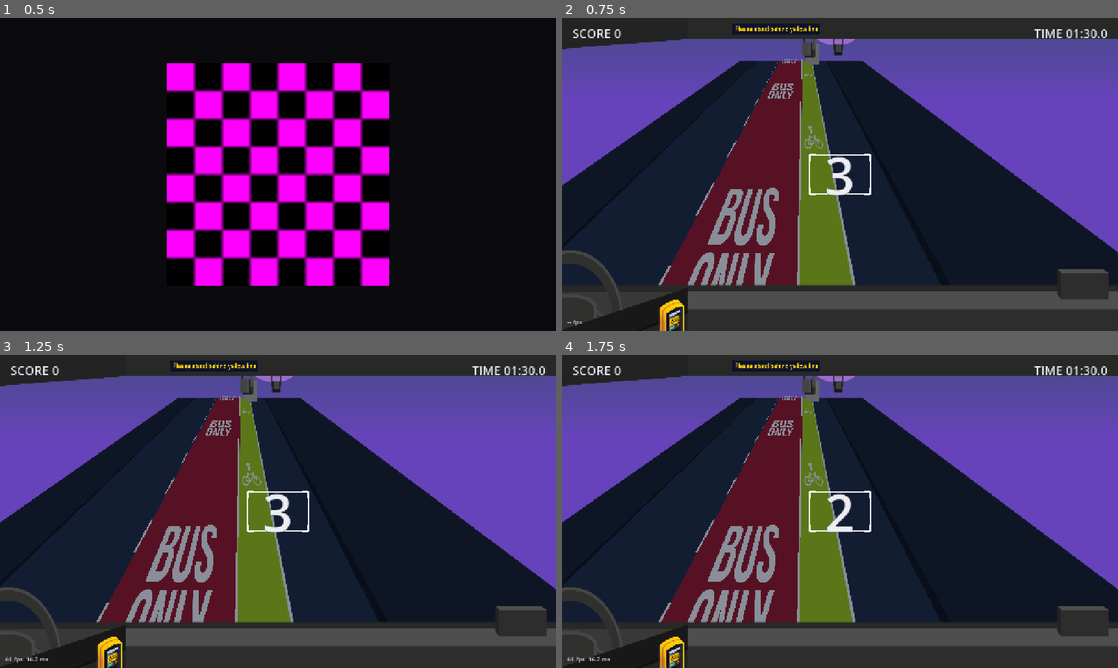
Above: before the commit, frames 1-4 (two rows, left to right).
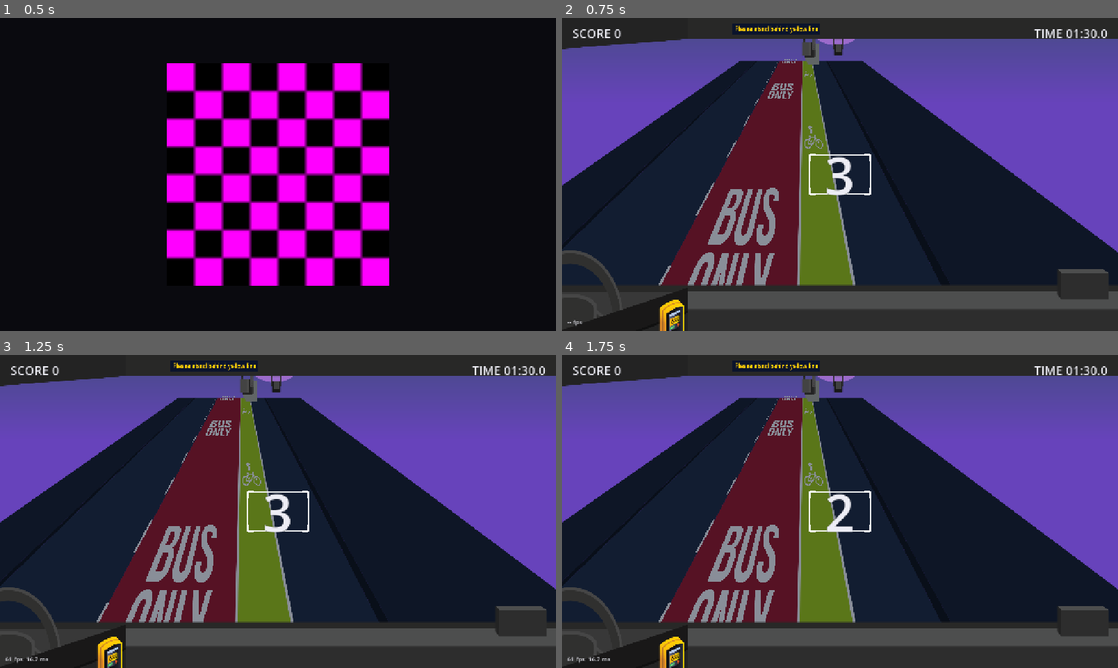
Above: after the commit, the same moments.

Repository: tkforgeworks/robo-narc
Game: Godot game, scene res://scenes/core/main.tscn
The game is run twice, just before and just after one commit, with the same random seed, the same clock (stepped at 60 frames per second) and the same inputs.
Inputs (mouse positions are in pixels of both pictures, inside the frame that each line leads up to):
- Up to frame 1 (0.5 s): no input
- Up to frame 2 (0.75 s): tap Enter at 0.5 s; move the mouse to (962, 158) at 0.52 s; hold D (move_right) from 0.53 s (still down); hold Space (capture) from 0.53 s (still down); click (962, 158) at 0.67 s
- Up to frame 3 (1.25 s): keep holding D (move_right); keep holding Space (capture)
- Up to frame 4 (1.75 s): release D (move_right) at 1.25 s; release Space (capture) at 1.25 s; drag from (728, 527) to (840, 511) at 1.27 s

Frame 1 is identical in both runs. In frame 2, 0.2% of the frame differs, in the area x 42-44%, y 13-86%; in frame 3, 0.2%; in frame 4, 0.2%.

Commit message:
road: paint the bike lane's left edge into the art like the other solid lines
A solid line never moves, so drawing it as a runtime polygon only bought
aliased edges next to the rasterized right-hand line. It is back in
road.svg as a solid polygon (same construction as the bike lane's right
edge) and RoadMarkings draws only the moving dashes and stencils.

Co-Authored-By: Claude Fable 5.1 <noreply@anthropic.com>

Diff:
--- a/assets/road/road.svg
+++ b/assets/road/road.svg
@@ -47,6 +47,7 @@
       <polygon class="cls-4" points="728.2 616.935 599.733 616.935 609.024 84.364 627.021 84.364 728.2 616.935"/>
       <polygon class="cls-5" points="928.9 616.935 728.2 616.935 627.021 84.364 655.137 84.364 928.9 616.935"/>
       <polygon class="cls-7" points="1439.258 616.935 951.589 616.935 658.316 84.364 726.634 84.364 1439.258 616.935"/>
+      <polygon class="cls-2" points="603.302 616.938 596.164 616.938 608.524 84.364 609.524 84.364 603.302 616.938"/>
       <polygon class="cls-2" points="731.771 616.938 724.632 616.938 626.521 84.364 627.521 84.364 731.771 616.938"/>
       <polygon class="cls-3" points="951.589 616.935 928.9 616.935 655.137 84.364 658.316 84.364 951.589 616.935"/>
     </g>
--- a/src/game/road/road_markings.gd
+++ b/src/game/road/road_markings.gd
@@ -1,10 +1,10 @@
 class_name RoadMarkings
 extends Node2D
-## Paint that lies in the road surface and flows past the bus: the bus lane's
-## dashed left edge, its solid right edge (the bike lane's left), and a
-## continuous stream of lane stencils. Everything is a quad in road space
-## projected through Perspective, so it foreshortens like the lanes do and
-## wraps seamlessly instead of snapping (spec FR-003).
+## Paint that lies in the road surface and moves past the bus: the bus lane's
+## dashed left edge and a continuous stream of lane stencils. Solid lines do
+## not move, so they stay painted in road.png. Everything here is a quad in
+## road space projected through Perspective, so it foreshortens like the
+## lanes do and wraps seamlessly instead of snapping (spec FR-003).
 
 enum Lane { BUS, BIKE }
 
@@ -88,7 +88,6 @@
 
 func _draw() -> void:
 	var half := config.lane_line_width_px * 0.5
-	_quad(config.lane_bus_right - half, config.lane_bus_right + half, 0.0, config.z_max, LINE_COLOR)
 	for z in dash_zs():
 		_quad(config.lane_bus_left - half, config.lane_bus_left + half, z,
 				z + config.lane_dash_length_z, LINE_COLOR)
Binary file changed: assets/road/road.png
Not shown, changed: specs/001-robonarc-game/contracts/asset-conventions.md
Not shown, changed: specs/001-robonarc-game/contracts/tunables.md
